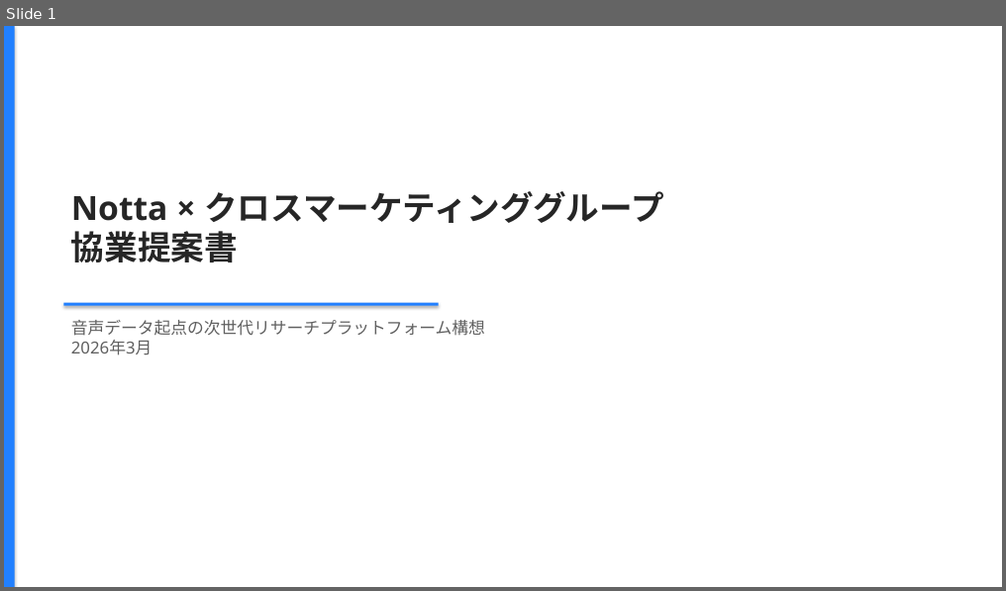
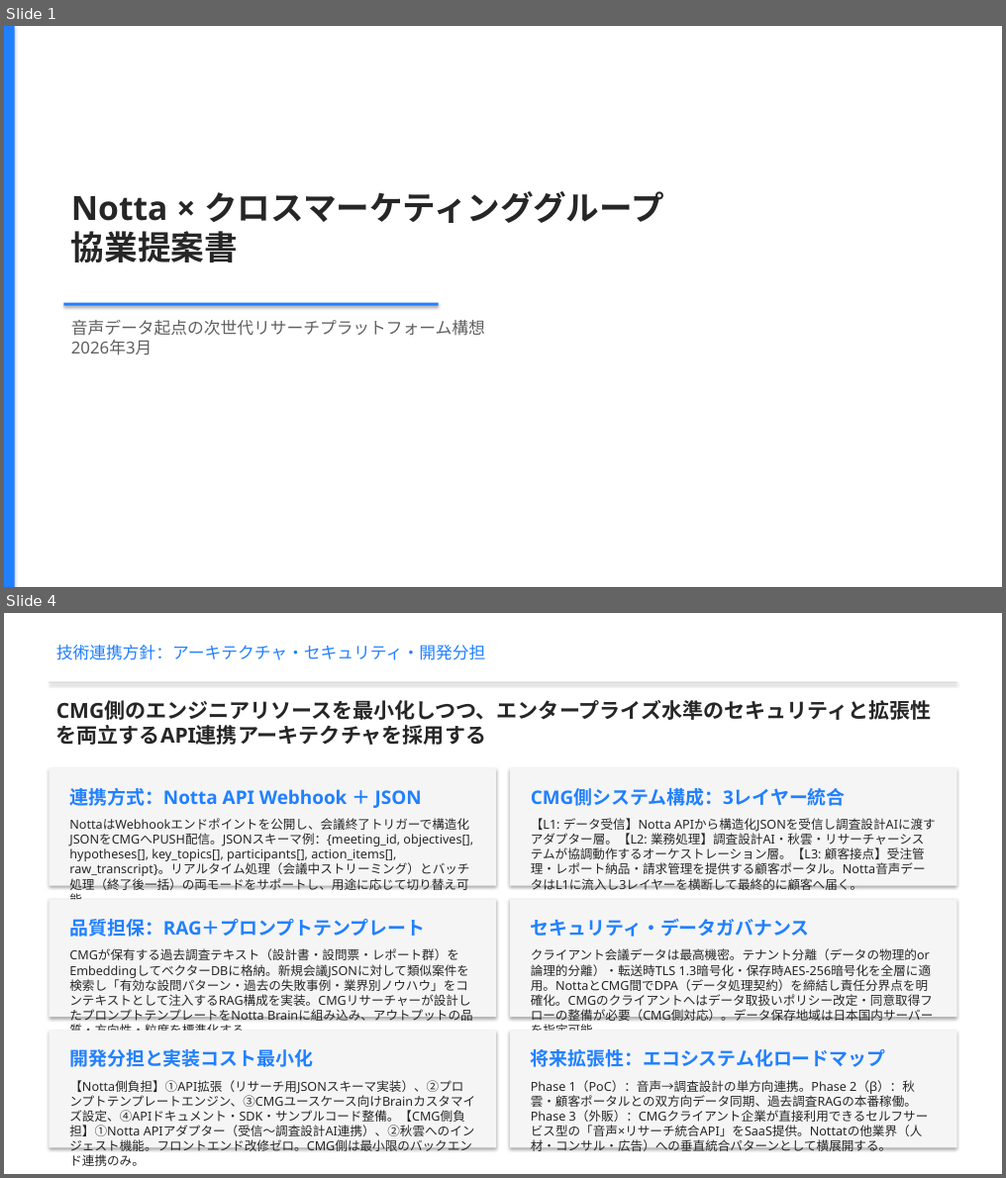
Before and after one commit to hideakikawano-beep/pptCreate, a slide deck: cross_marketing_notta_presentation.pptx. Shown one above the other, each under a label of ours: slide 1 before the commit, slides 1 and 4 after it; the slides between them are not shown. The pictures are 1006x591 and 1006x1178 pixels, drawn with LibreOffice and Linux fonts; fonts in the diff are those of the drawing. Boxes give left, top, right and bottom in pixels: in the first picture for what was removed or moved away, otherwise in the second. Text is boxed around its words. In the diff, an @@ line names an element or a change of style, - is before the commit and + after.

```diff
--- a/cross_marketing_notta_presentation.pptx
+++ b/cross_marketing_notta_presentation.pptx
@@ slide 4 added at bbox=[4, 613, 1002, 1174], background #FFFFFF @@
@@ text added at bbox=[56, 645, 486, 661], 16 pt, text #2180FF @@
+技術連携方針：アーキテクチャ・セキュリティ・開発分担
@@ rectangle added at bbox=[49, 682, 957, 682], fill #D0D0D0 @@
@@ text added at bbox=[56, 700, 932, 745], 20 pt, text #262626, bold @@
+CMG側のエンジニアリソースを最小化しつつ、エンタープライズ水準のセキュリティと拡張性を両立するAPI連携アーキテクチャを採用する
@@ rectangle added at bbox=[49, 768, 496, 886], fill #F5F5F5 @@
@@ text added at bbox=[69, 788, 422, 808], 18 pt, text #2180FF, bold @@
+連携方式：Notta API Webhook ＋ JSON
@@ rectangle added at bbox=[509, 768, 956, 886], fill #F5F5F5 @@
@@ text added at bbox=[531, 788, 846, 806], 18 pt, text #2180FF, bold @@
+CMG側システム構成：3レイヤー統合
@@ text added at bbox=[69, 818, 473, 900], 12 pt, text #262626 @@
+NottaはWebhookエンドポイントを公開し、会議終了トリガーで構造化JSONをCMGへPUSH配信。JSONスキーマ例：{meeting_id, objectives[], hypotheses[], key_topics[], participants[], action_items[], raw_transcript}。リアルタイム処理（会議中ストリーミング）とバッチ処理（終了後一括）の両モードをサポートし、用途に応じて切り替え可能。
@@ text added at bbox=[531, 818, 926, 874], 12 pt, text #262626 @@
+【L1: データ受信】Notta APIから構造化JSONを受信し調査設計AIに渡すアダプター層。【L2: 業務処理】調査設計AI・秋雲・リサーチャーシステムが協調動作するオーケストレーション層。【L3: 顧客接点】受注管理・レポート納品・請求管理を提供する顧客ポータル。Notta音声データはL1に流入し3レイヤーを横断して最終的に顧客へ届く。
@@ rectangle added at bbox=[49, 900, 496, 1017], fill #F5F5F5 @@
@@ rectangle added at bbox=[509, 900, 956, 1017], fill #F5F5F5 @@
@@ text added at bbox=[69, 919, 425, 937], 18 pt, text #2180FF, bold @@
+品質担保：RAG＋プロンプトテンプレート
@@ text added at bbox=[531, 919, 810, 937], 18 pt, text #2180FF, bold @@
+セキュリティ・データガバナンス
@@ text added at bbox=[69, 949, 473, 1031], 12 pt, text #262626 @@
+CMGが保有する過去調査テキスト（設計書・設問票・レポート群）をEmbeddingしてベクターDBに格納。新規会議JSONに対して類似案件を検索し「有効な設問パターン・過去の失敗事例・業界別ノウハウ」をコンテキストとして注入するRAG構成を実装。CMGリサーチャーが設計したプロンプトテンプレートをNotta Brainに組み込み、アウトプットの品質・方向性・粒度を標準化する。
@@ text added at bbox=[531, 949, 934, 1031], 12 pt, text #262626 @@
+クライアント会議データは最高機密。テナント分離（データの物理的or論理的分離）・転送時TLS 1.3暗号化・保存時AES-256暗号化を全層に適用。NottaとCMG間でDPA（データ処理契約）を締結し責任分界点を明確化。CMGのクライアントへはデータ取扱いポリシー改定・同意取得フローの整備が必要（CMG側対応）。データ保存地域は日本国内サーバーを指定可能。
@@ rectangle added at bbox=[49, 1031, 496, 1149], fill #F5F5F5 @@
@@ text added at bbox=[69, 1050, 313, 1067], 18 pt, text #2180FF, bold @@
+開発分担と実装コスト最小化
@@ rectangle added at bbox=[509, 1031, 956, 1149], fill #F5F5F5 @@
@@ text added at bbox=[531, 1050, 886, 1067], 18 pt, text #2180FF, bold @@
+将来拡張性：エコシステム化ロードマップ
@@ text added at bbox=[69, 1080, 475, 1166], 12 pt, text #262626 @@
+【Notta側負担】①API拡張（リサーチ用JSONスキーマ実装）、②プロンプトテンプレートエンジン、③CMGユースケース向けBrainカスタマイズ設定、④APIドキュメント・SDK・サンプルコード整備。【CMG側負担】①Notta APIアダプター（受信〜調査設計AI連携）、②秋雲へのインジェスト機能。フロントエンド改修ゼロ。CMG側は最小限のバックエンド連携のみ。
@@ text added at bbox=[531, 1080, 929, 1152], 12 pt, text #262626 @@
+Phase 1（PoC）：音声→調査設計の単方向連携。Phase 2（β）：秋雲・顧客ポータルとの双方向データ同期、過去調査RAGの本番稼働。Phase 3（外販）：CMGクライアント企業が直接利用できるセルフサービス型の「音声×リサーチ統合API」をSaaS提供。Nottatの他業界（人材・コンサル・広告）への垂直統合パターンとして横展開する。
```
Also in this commit, not shown: 1 slide changed, 2 other slides added, 9 slides removed, 1 other file.
